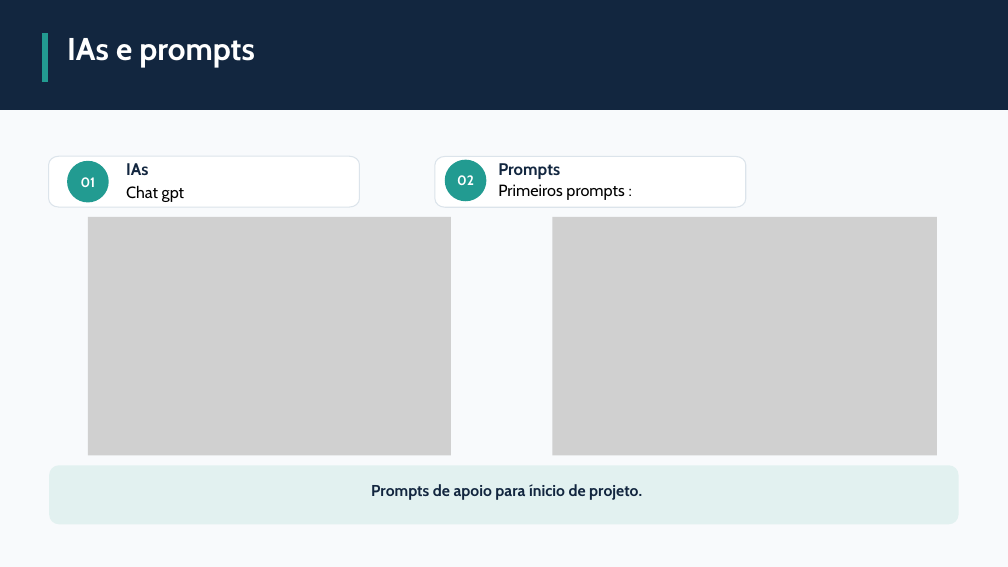
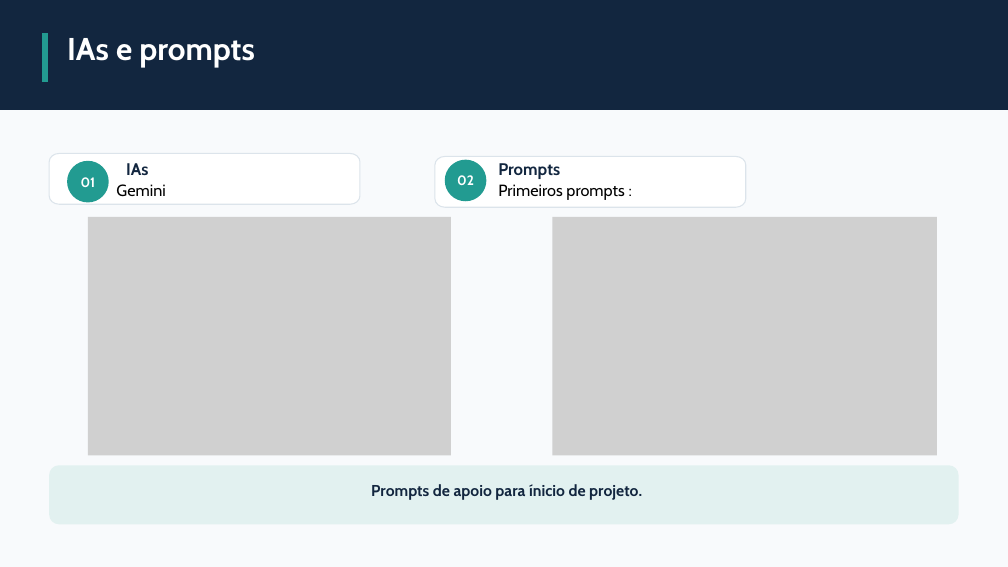
Before and after one commit to matheusrcabrera/Jogos-FECAP-1-semestre, a slide deck: slide 2 of Tetris/Tetris/slide_o_que_documentar.pptx_20261019_074115_0000.pptx. Drawn at 1008x567 pixels with LibreOffice and Linux fonts; fonts in the diff are those of the drawing; grey boxes stand for pictures. Boxes give left, top, right and bottom in pixels: in the first picture for what was removed or moved away, otherwise in the second. Text is boxed around its words. In the diff, an @@ line names an element or a change of style, - is before the commit and + after.

```diff
--- a/Tetris/Tetris/slide_o_que_documentar.pptx_20261019_074115_0000.pptx
+++ b/Tetris/Tetris/slide_o_que_documentar.pptx_20261019_074115_0000.pptx
@@ freeform shape at bbox=[49, 153, 360, 204]: outline redrawn @@
@@ text at bbox=[116, 184, 165, 197]: text changed @@
-Chat gpt
+Gemini
```
Also in this commit, not shown: 6 other slides changed, 1 other file.
